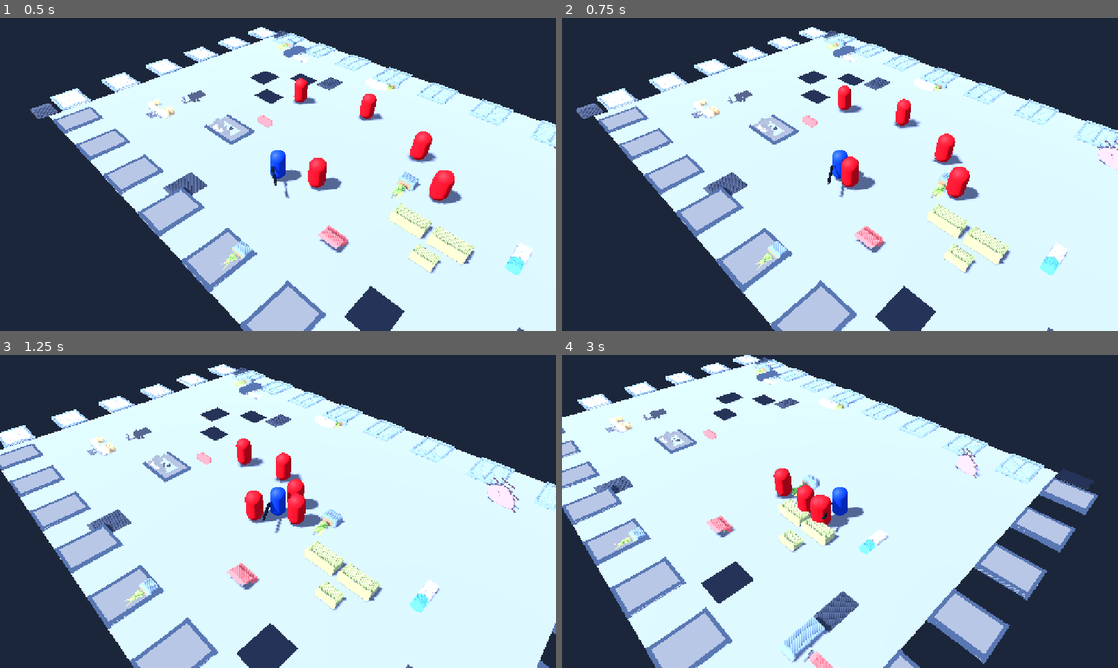
Above: before the commit, frames 1-4 (two rows, left to right).
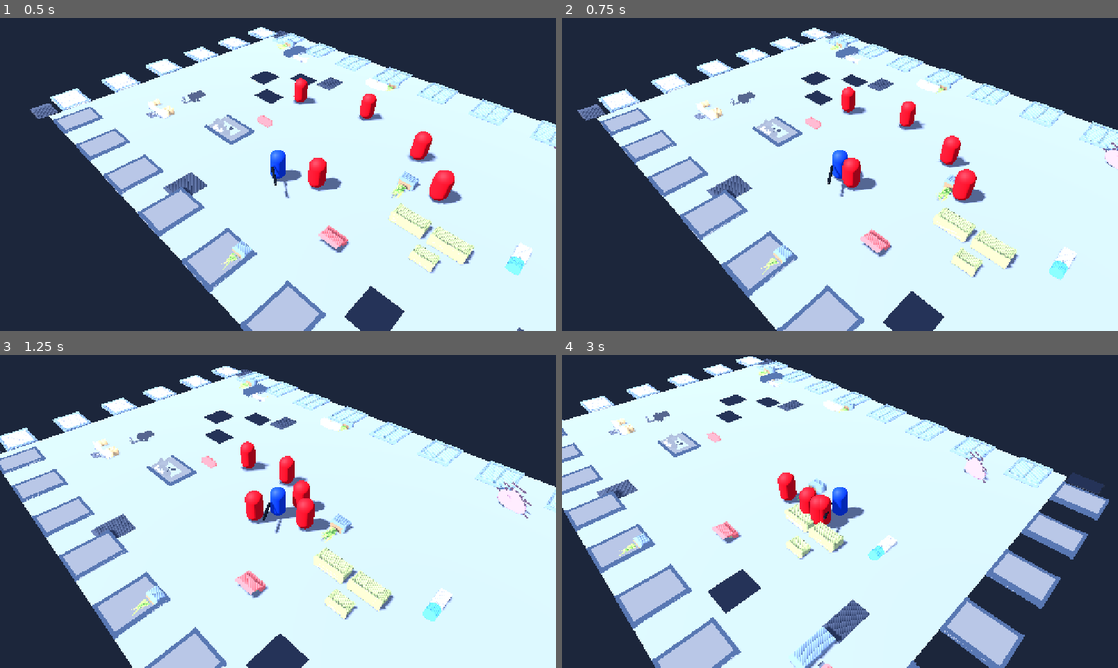
Above: after the commit, the same moments.

Repository: bageus/Infection-shooter
Game: Godot game, scene res://game/bootstrap/app/main.tscn
Two runs of this game, one before a commit and one after it. Both use one fixed random seed, a clock stepped at 60 frames per second and the inputs below.
Inputs (mouse positions are in pixels of both pictures, inside the frame that each line leads up to):
- Up to frame 1 (0.5 s): no input
- Up to frame 2 (0.75 s): move the mouse to (962, 158) at 0.52 s; press the mouse at (962, 158) at 0.53 s; hold D (move_right) from 0.53 s (still down)
- Up to frame 3 (1.25 s): keep holding D (move_right)
- Up to frame 4 (3 s): move the mouse to (728, 527) at 1.27 s; release D (move_right) at 1.28 s; release the mouse at (728, 527) at 1.28 s; hold S (move_down) 1.28-2.03 s; click (728, 527) at 1.35 s; move the mouse to (895, 442) at 2.02 s; press the mouse at (895, 442) at 2.03 s; hold D (move_right) 2.03-2.78 s; move the mouse to (812, 574) at 2.77 s; release the mouse at (812, 574) at 2.78 s; hold W (move_up) from 2.78 s (still down); click (812, 574) at 2.85 s

Frame 1 is identical in both runs. In frame 2, 10% of the frame differs, in the area x 2-100%, y 2-100%; in frame 3, 14%; in frame 4, 16%, in the area x 0-99%, y 0-100%.

Commit message:
feat: connect T002 mutagen infection loop

Diff:
--- a/game/features/infected/infected_capsule.gd
+++ b/game/features/infected/infected_capsule.gd
@@ -7,13 +7,19 @@
 @export var attack_interval: float = 1.0
 @export var gravity_acceleration: float = 24.0
 
+@onready var body_mesh: MeshInstance3D = $Body
+@onready var collision_shape: CollisionShape3D = $CollisionShape3D
+@onready var death_cloud: Area3D = $DeathCloud
+
 var health: float
 var _target: Node3D
 var _attack_cooldown: float = 0.0
+var _dead: bool = false
 
 
 func _ready() -> void:
 	health = max_health
+	death_cloud.depleted.connect(_on_death_cloud_depleted)
 
 
 func set_target(target: Node3D) -> void:
@@ -21,14 +27,19 @@
 
 
 func take_damage(amount: float) -> void:
-	if amount <= 0.0 or health <= 0.0:
+	if amount <= 0.0 or _dead:
 		return
+
 	health = maxf(0.0, health - amount)
 	if health <= 0.0:
-		queue_free()
+		_die()
 
 
 func _physics_process(delta: float) -> void:
+	if _dead:
+		velocity = Vector3.ZERO
+		return
+
 	_attack_cooldown = maxf(0.0, _attack_cooldown - delta)
 	if _target == null or not is_instance_valid(_target):
 		velocity.x = 0.0
@@ -69,3 +80,16 @@
 	if _target != null and _target.has_method("take_damage"):
 		_target.call("take_damage", attack_damage)
 	_attack_cooldown = attack_interval
+
+
+func _die() -> void:
+	_dead = true
+	collision_layer = 0
+	collision_mask = 0
+	collision_shape.disabled = true
+	body_mesh.visible = false
+	death_cloud.call("activate")
+
+
+func _on_death_cloud_depleted() -> void:
+	queue_free()
--- a/game/features/infected/module.json
+++ b/game/features/infected/module.json
@@ -1,8 +1,16 @@
 {
   "id": "features.infected",
   "layer": "features",
-  "purpose": "Own prototype infected health, pursuit, and melee attack state.",
-  "state_owner": ["Prototype infected health", "Prototype infected attack cooldown"],
-  "public_api": ["public/infected_capsule.tscn"],
-  "dependencies": []
+  "purpose": "Own prototype infected health, pursuit, melee attack, and death-to-mutagen transition.",
+  "state_owner": [
+    "Prototype infected health",
+    "Prototype infected attack cooldown",
+    "Prototype infected death state"
+  ],
+  "public_api": [
+    "public/infected_capsule.tscn"
+  ],
+  "dependencies": [
+    "features.infection_source"
+  ]
 }
--- a/game/features/infected/public/infected_capsule.tscn
+++ b/game/features/infected/public/infected_capsule.tscn
@@ -1,6 +1,7 @@
-[gd_scene load_steps=4 format=3]
+[gd_scene load_steps=5 format=3]
 
 [ext_resource type="Script" path="res://game/features/infected/infected_capsule.gd" id="1_enemy_script"]
+[ext_resource type="PackedScene" path="res://game/features/infection_source/public/mutagen_cloud.tscn" id="2_cloud"]
 
 [sub_resource type="StandardMaterial3D" id="EnemyMaterial"]
 albedo_color = Color(0.72, 0.06, 0.11, 1)
@@ -25,3 +26,5 @@
 
 [node name="CollisionShape3D" type="CollisionShape3D" parent="."]
 shape = SubResource("EnemyShape")
+
+[node name="DeathCloud" parent="." instance=ExtResource("2_cloud")]
--- a/game/features/infection/module.json
+++ b/game/features/infection/module.json
@@ -11,6 +11,8 @@
     "Control-loss escalation stage",
     "Terminal control-loss defeat state"
   ],
-  "public_api": [],
+  "public_api": [
+    "public/infection_runtime.gd"
+  ],
   "dependencies": []
 }
--- /dev/null
+++ b/game/features/infection/public/infection_runtime.gd
@@ -0,0 +1,68 @@
+extends Node
+
+const InfectionDomain = preload("res://game/features/infection/domain/infection_domain.gd")
+
+signal mutation_changed(current: float, critical_threshold: float)
+signal control_loss_changed(active: bool)
+signal defeated
+
+var _domain = InfectionDomain.new()
+var _was_control_lost: bool = false
+var _was_defeated: bool = false
+
+
+func _physics_process(delta: float) -> void:
+	var previous_mutation: float = _domain.mutation
+	_domain.tick(delta)
+	_emit_state_changes(previous_mutation)
+
+
+func absorb_mutagen(delta_seconds: float) -> float:
+	var previous_mutation: float = _domain.mutation
+	var gained: float = _domain.absorb_mutagen(delta_seconds)
+	_emit_state_changes(previous_mutation)
+	return gained
+
+
+func use_antidote() -> bool:
+	var previous_mutation: float = _domain.mutation
+	var used: bool = _domain.use_antidote()
+	_emit_state_changes(previous_mutation)
+	return used
+
+
+func add_control_ampule() -> float:
+	var previous_mutation: float = _domain.mutation
+	var threshold: float = _domain.add_control_ampule()
+	_emit_state_changes(previous_mutation)
+	return threshold
+
+
+func get_mutation() -> float:
+	return _domain.mutation
+
+
+func get_critical_threshold() -> float:
+	return _domain.critical_threshold
+
+
+func is_control_lost() -> bool:
+	return _domain.is_control_lost()
+
+
+func is_defeated() -> bool:
+	return _domain.defeated
+
+
+func _emit_state_changes(previous_mutation: float) -> void:
+	if not is_equal_approx(previous_mutation, _domain.mutation):
+		mutation_changed.emit(_domain.mutation, _domain.critical_threshold)
+
+	var control_lost := _domain.is_control_lost()
+	if control_lost != _was_control_lost:
+		_was_control_lost = control_lost
+		control_loss_changed.emit(control_lost)
+
+	if _domain.defeated and not _was_defeated:
+		_was_defeated = true
+		defeated.emit()
--- a/game/features/infection_source/module.json
+++ b/game/features/infection_source/module.json
@@ -1,8 +1,14 @@
 {
   "id": "features.infection_source",
   "layer": "features",
-  "purpose": "Expose the prototype infection source as a reusable authored scene.",
-  "state_owner": [],
-  "public_api": ["public/infection_source.tscn"],
+  "purpose": "Expose authored infection-source and mutagen-cloud scenes used by the prototype slice.",
+  "state_owner": [
+    "Per-cloud absorption budget",
+    "Per-cloud lifetime"
+  ],
+  "public_api": [
+    "public/infection_source.tscn",
+    "public/mutagen_cloud.tscn"
+  ],
   "dependencies": []
 }
--- /dev/null
+++ b/game/features/infection_source/mutagen_cloud.gd
@@ -0,0 +1,64 @@
+extends Area3D
+
+signal depleted
+
+@export var absorption_seconds: float = 2.0
+@export var lifetime_seconds: float = 8.0
+
+var _active: bool = false
+var _absorption_remaining: float = 0.0
+var _lifetime_remaining: float = 0.0
+
+
+func _ready() -> void:
+	monitoring = false
+	visible = false
+
+
+func activate() -> void:
+	_active = true
+	_absorption_remaining = absorption_seconds
+	_lifetime_remaining = lifetime_seconds
+	monitoring = true
+	visible = true
+
+
+func _physics_process(delta: float) -> void:
+	if not _active:
+		return
+
+	_lifetime_remaining -= delta
+	if _lifetime_remaining <= 0.0:
+		_finish()
+		return
+
+	if _absorption_remaining <= 0.0:
+		_finish()
+		return
+
+	var absorbing_body: Node = _find_absorbing_body()
+	if absorbing_body == null:
+		return
+
+	var step := minf(delta, _absorption_remaining)
+	absorbing_body.call("absorb_mutagen", step)
+	_absorption_remaining -= step
+
+	if _absorption_remaining <= 0.0:
+		_finish()
+
+
+func _find_absorbing_body() -> Node:
+	for body in get_overlapping_bodies():
+		if body != null and body.has_method("absorb_mutagen"):
+			return body
+	return null
+
+
+func _finish() -> void:
+	if not _active:
+		return
+	_active = false
+	monitoring = false
+	visible = false
+	depleted.emit()
--- /dev/null
+++ b/game/features/infection_source/public/mutagen_cloud.tscn
@@ -0,0 +1,34 @@
+[gd_scene load_steps=4 format=3]
+
+[ext_resource type="Script" path="res://game/features/infection_source/mutagen_cloud.gd" id="1_cloud_script"]
+
+[sub_resource type="StandardMaterial3D" id="CloudMaterial"]
+transparency = 1
+albedo_color = Color(0.18, 0.95, 0.24, 0.32)
+emission_enabled = true
+emission = Color(0.1, 0.8, 0.18, 1)
+emission_energy_multiplier = 1.35
+
+[sub_resource type="CylinderMesh" id="CloudMesh"]
+material = SubResource("CloudMaterial")
+top_radius = 1.8
+bottom_radius = 2.4
+height = 0.35
+radial_segments = 32
+
+[sub_resource type="CylinderShape3D" id="CloudShape"]
+radius = 2.25
+height = 1.5
+
+[node name="MutagenCloud" type="Area3D"]
+script = ExtResource("1_cloud_script")
+collision_layer = 0
+collision_mask = 1
+
+[node name="Visual" type="MeshInstance3D" parent="."]
+position = Vector3(0, 0.18, 0)
+mesh = SubResource("CloudMesh")
+
+[node name="CollisionShape3D" type="CollisionShape3D" parent="."]
+position = Vector3(0, 0.75, 0)
+shape = SubResource("CloudShape")
--- a/game/features/player/module.json
+++ b/game/features/player/module.json
@@ -1,8 +1,16 @@
 {
   "id": "features.player",
   "layer": "features",
-  "purpose": "Own playable character movement, health, aiming, and expose the player scene.",
-  "state_owner": ["Player movement velocity", "Player prototype health"],
-  "public_api": ["public/player.tscn"],
-  "dependencies": ["features.combat"]
+  "purpose": "Own playable character movement, health, aiming, and host the infection runtime.",
+  "state_owner": [
+    "Player movement velocity",
+    "Player prototype health"
+  ],
+  "public_api": [
+    "public/player.tscn"
+  ],
+  "dependencies": [
+    "features.combat",
+    "features.infection"
+  ]
 }
--- a/game/features/player/player_movement.gd
+++ b/game/features/player/player_movement.gd
@@ -7,6 +7,7 @@
 @onready var camera: Camera3D = $CameraRig/Camera3D
 @onready var aim_pivot: Node3D = $AimPivot
 @onready var weapon: Node3D = $AimPivot/PrototypeRifle
+@onready var infection_runtime: Node = $InfectionRuntime
 
 var health: float
 
@@ -28,6 +29,14 @@
 	health = maxf(0.0, health - amount)
 
 
+func absorb_mutagen(delta_seconds: float) -> float:
+	return infection_runtime.call("absorb_mutagen", delta_seconds)
+
+
+func get_mutation() -> float:
+	return infection_runtime.call("get_mutation")
+
+
 func _update_movement(delta: float) -> void:
 	var input_vector := Input.get_vector("move_left", "move_right", "move_up", "move_down")
 	var forward := -camera.global_transform.basis.z
@@ -39,6 +48,7 @@
 	var direction := right * input_vector.x + forward * -input_vector.y
 	if direction.length_squared() > 1.0:
 		direction = direction.normalized()
+
 	velocity.x = direction.x * move_speed
 	velocity.z = direction.z * move_speed
 	if is_on_floor():
@@ -56,6 +66,7 @@
 	var distance = aim_plane.intersects_ray(ray_origin, ray_direction)
 	if distance == null:
 		return
+
 	var target: Vector3 = ray_origin + ray_direction * distance
 	var flat_target := Vector3(target.x, aim_pivot.global_position.y, target.z)
 	if aim_pivot.global_position.distance_squared_to(flat_target) <= 0.0001:
--- a/game/features/player/public/player.tscn
+++ b/game/features/player/public/player.tscn
@@ -1,7 +1,8 @@
-[gd_scene load_steps=5 format=3]
+[gd_scene load_steps=6 format=3]
 
 [ext_resource type="Script" path="res://game/features/player/player_movement.gd" id="1_player_script"]
 [ext_resource type="PackedScene" path="res://game/features/combat/public/prototype_rifle.tscn" id="2_weapon"]
+[ext_resource type="Script" path="res://game/features/infection/public/infection_runtime.gd" id="3_infection_runtime"]
 
 [sub_resource type="StandardMaterial3D" id="PlayerMaterial"]
 albedo_color = Color(0.06, 0.2, 0.62, 1)
@@ -19,7 +20,7 @@
 [node name="Player" type="CharacterBody3D"]
 script = ExtResource("1_player_script")
 collision_layer = 1
-collision_mask = 1
+collision_mask = 3
 
 [node name="AimPivot" type="Node3D" parent="."]
 
@@ -32,6 +33,9 @@
 [node name="CollisionShape3D" type="CollisionShape3D" parent="."]
 shape = SubResource("CapsuleShape_player")
 
+[node name="InfectionRuntime" type="Node" parent="."]
+script = ExtResource("3_infection_runtime")
+
 [node name="CameraRig" type="Node3D" parent="."]
 
 [node name="Camera3D" type="Camera3D" parent="CameraRig"]
Not shown, changed: ACTIVE_TASK.md
Not shown, changed: PROJECT_STATE.md
